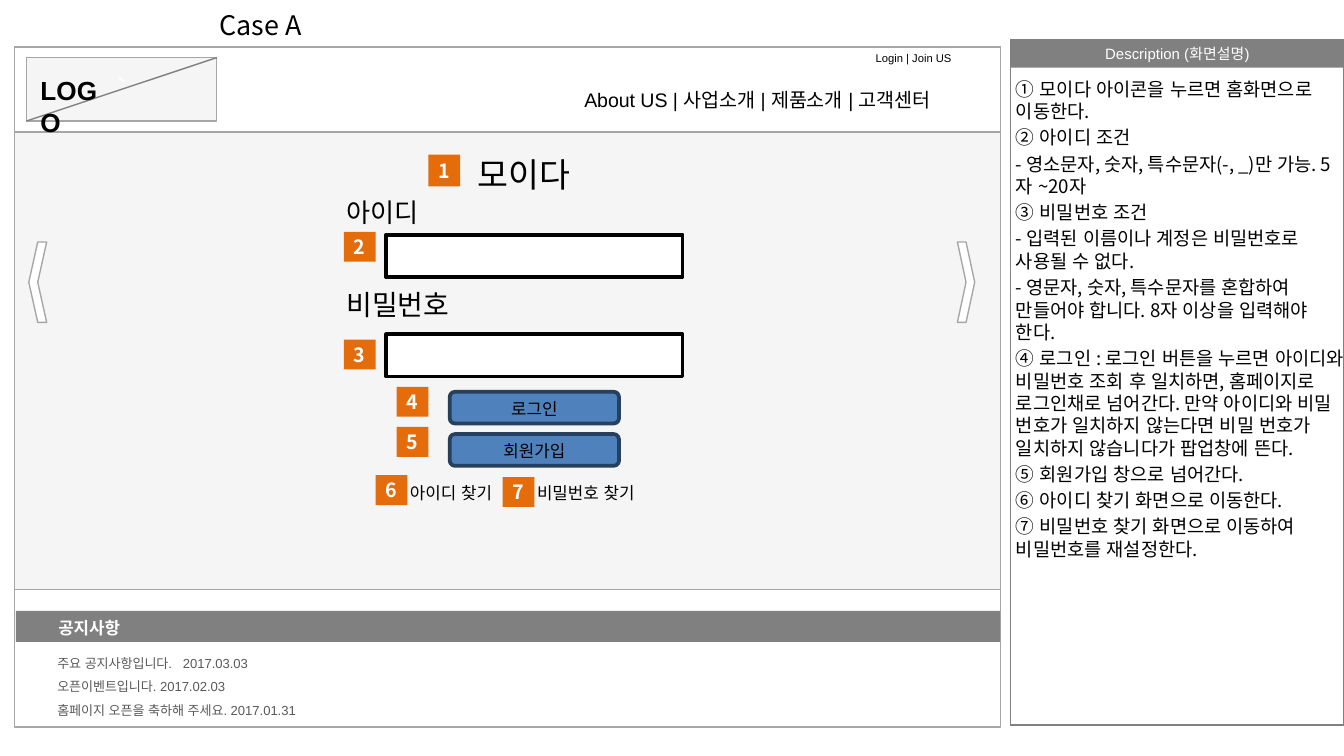
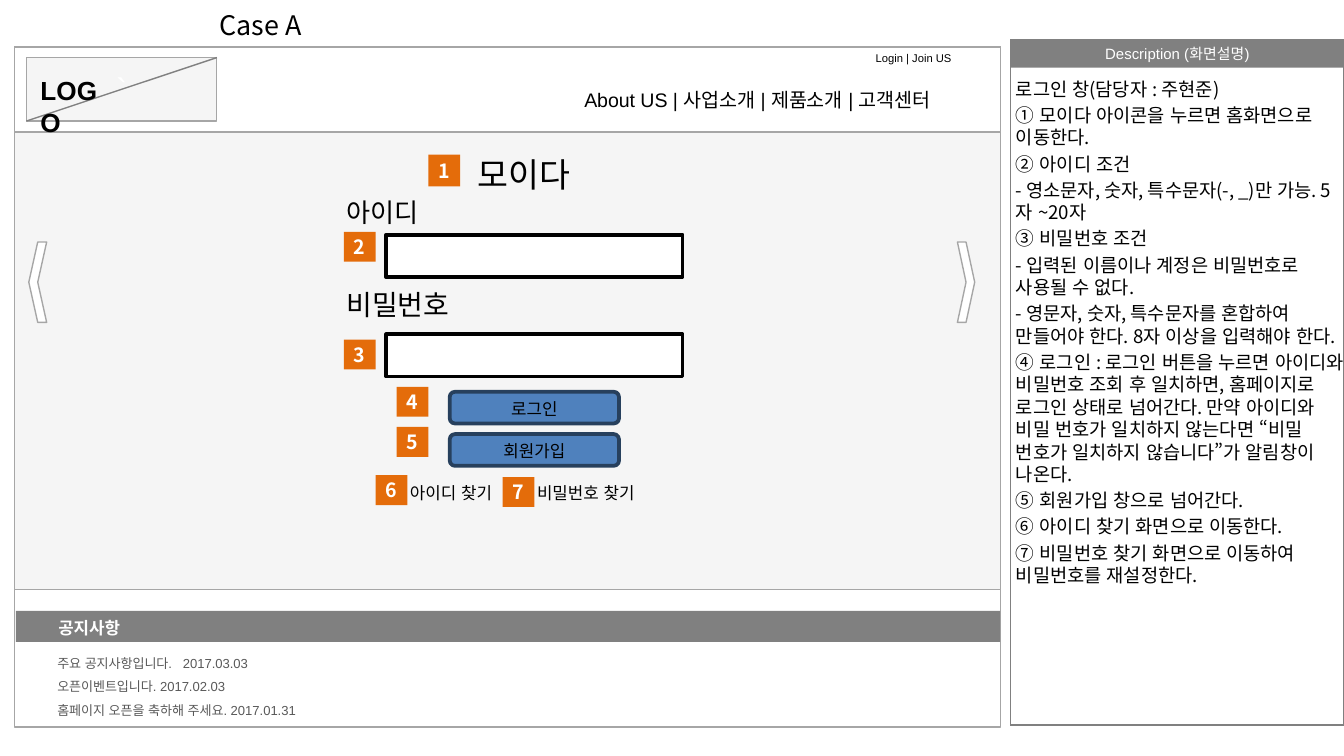
Before and after one commit to moim5/moida-general, a slide deck: slide 1 of documents/storyBoard/JuHyenjun/jhj_Story_Board.pptx. Drawn at 1344x756 pixels with LibreOffice and Linux fonts; fonts in the diff are those of the drawing. Boxes give left, top, right and bottom in pixels: in the first picture for what was removed or moved away, otherwise in the second. Text is boxed around its words. In the diff, an @@ line names an element or a change of style, - is before the commit and + after.

```diff
--- a/documents/storyBoard/JuHyenjun/jhj_Story_Board.pptx
+++ b/documents/storyBoard/JuHyenjun/jhj_Story_Board.pptx
@@ text at [1016,80,1220,100]: paragraph added @@
+로그인 창(담당자 : 주현준)
@@ text at [1016,304,1344,483]: text changed @@
-- 영문자, 숫자, 특수문자를 혼합하여 만들어야 합니다. 8자 이상을 입력해야 한다.
-④ 로그인 : 로그인 버튼을 누르면 아이디와 비밀번호 조회 후 일치하면, 홈페이지로 로그인채로 넘어간다. 만약 아이디와 비밀 번호가 일치하지 않는다면 비밀 번호가 일치하지 않습니다가 팝업창에 뜬다.
+- 영문자, 숫자, 특수문자를 혼합하여 만들어야 한다. 8자 이상을 입력해야 한다.
+④ 로그인 : 로그인 버튼을 누르면 아이디와 비밀번호 조회 후 일치하면, 홈페이지로 로그인 상태로 넘어간다. 만약 아이디와 비밀 번호가 일치하지 않는다면 “비밀 번호가 일치하지 않습니다”가 알림창이 나온다.
```
Also in this commit, not shown: 6 other slides changed, 4 slides added, 2 slides removed.
